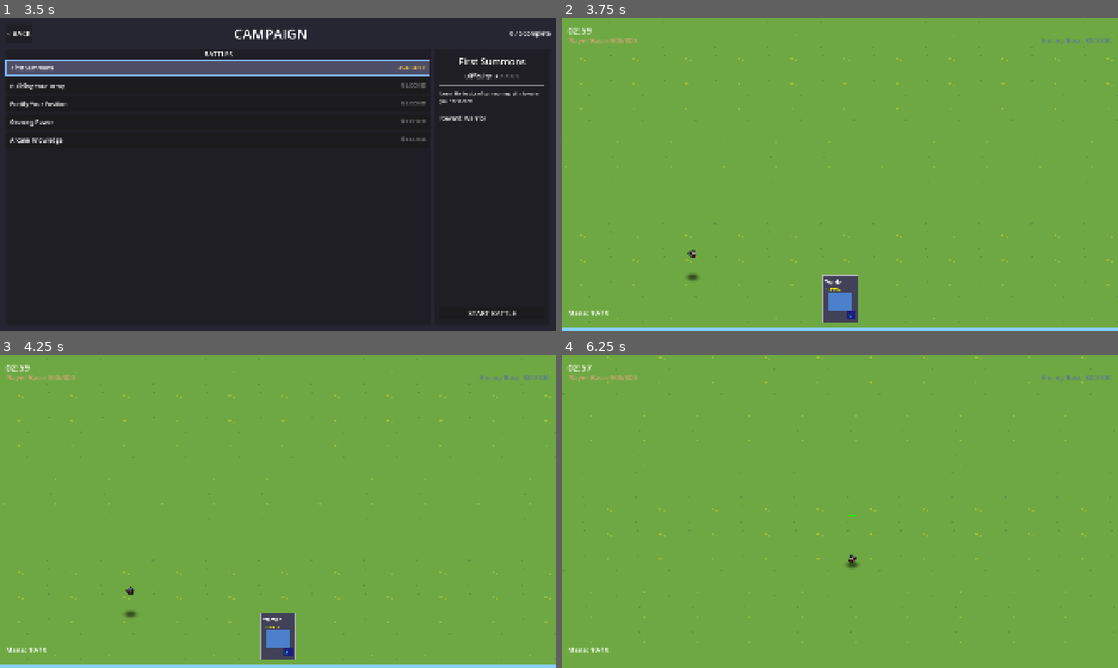
Above: before the commit, frames 1-4 (two rows, left to right).
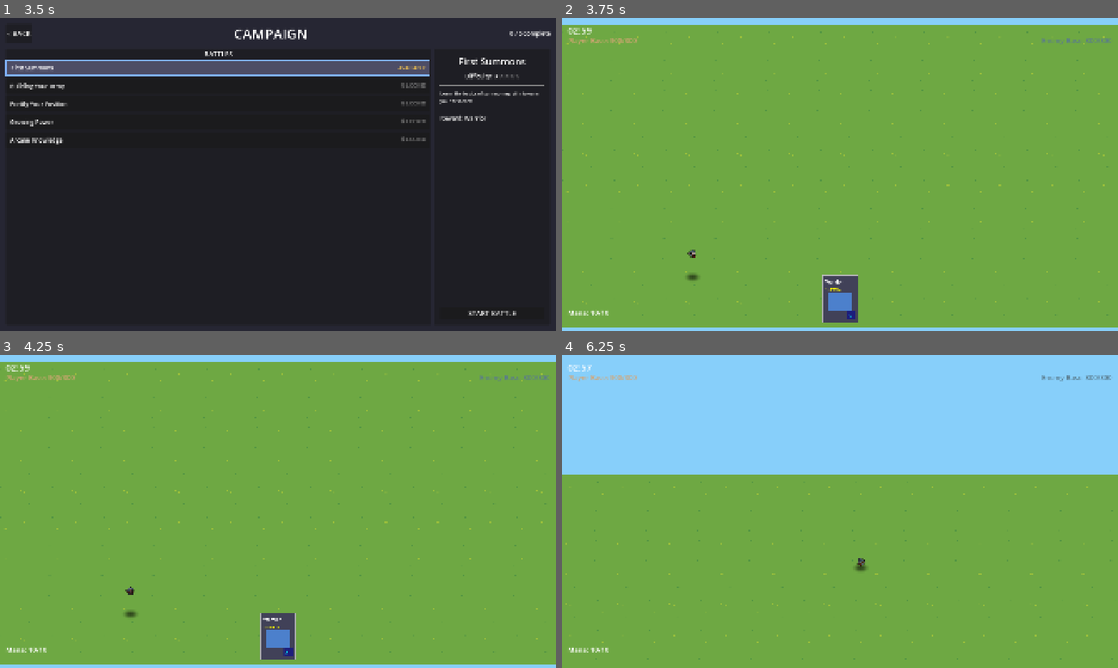
Above: after the commit, the same moments.

Repository: amari-charles/project-summoner
Game: Godot game, scene res://scenes/ui/main_menu.tscn
The game is run twice, just before and just after one commit, with the same random seed, the same clock (stepped at 60 frames per second) and the same inputs.
Inputs (mouse positions are in pixels of both pictures, inside the frame that each line leads up to):
- Up to frame 1 (3.5 s): click "PLAY" at 0.5 s; click "SELECT" at 1.25 s; click "CHOOSE WARRIOR" at 2 s; click (216, 68) at 2.75 s
- Up to frame 2 (3.75 s): click "START BATTLE" at 3.5 s
- Up to frame 3 (4.25 s): no input
- Up to frame 4 (6.25 s): tap Enter at 4.25 s; drag from (840, 636) to (895, 442) at 4.27 s; drag from (728, 527) to (812, 574) at 5.02 s; move the mouse to (895, 442) at 5.77 s; hold Right (ui_right) from 5.78 s (still down); tap 1 at 5.85 s

Frame 1 is identical in both runs. In frame 2, 2.9% of the frame differs, in the area x 0-100%, y 0-98%; in frame 3, 2.9%; in frame 4, 39%.

Commit message:
Fix battlefield size and pan bounds to show towers at edges
Battlefield adjustments:
- Size: 300×200 → 200×100 (smaller, less empty space)
- Towers: X=±103 → X=±80 (closer together)
- UV scale: 50×40 → 34×17 (maintains tile density)

Camera adjustments:
- Orthographic size: 62 → 40
- View coverage: 220×124 → 142×80 units
- Can't see both towers at once (need to pan)

Pan bounds FIX:
- OLD: Kept entire view inside ground (too restrictive!)
- NEW: Allows view edge to align with ground edge
- Calculation: camera_max = ground_edge - view_half_width
- X bounds: -29 to +29 (can pan to see towers at ±80)
- Z bounds: -10 to +10 (minimal Z movement needed)

Now you can pan to the very edge of the battlefield to see
each tower, and ground always fills the screen with no blue.

🤖 Generated with [Claude Code](https://claude.com/claude-code)

Co-Authored-By: Claude <noreply@anthropic.com>

Diff:
--- a/scenes/battlefield/base_battlefield_3d.tscn
+++ b/scenes/battlefield/base_battlefield_3d.tscn
@@ -7,12 +7,12 @@
 [sub_resource type="StandardMaterial3D" id="StandardMaterial3D_background"]
 albedo_texture = ExtResource("2_background")
 texture_filter = 0
-uv1_scale = Vector3(50, 40, 1)
+uv1_scale = Vector3(34, 17, 1)
 shading_mode = 0
 cull_mode = 2
 
 [sub_resource type="PlaneMesh" id="PlaneMesh_background"]
-size = Vector2(300, 200)
+size = Vector2(200, 100)
 
 [sub_resource type="Environment" id="Environment_1"]
 background_mode = 1
@@ -28,7 +28,7 @@
 transform = Transform3D(1, 0, 0, 0, 0.819152, 0.573576, 0, 0.573576, -0.819152, 0, 30, -42.85)
 current = true
 projection = 1
-size = 62.0
+size = 40.0
 script = ExtResource("3_camera_controller")
 
 [node name="DirectionalLight3D" type="DirectionalLight3D" parent="."]
@@ -50,7 +50,7 @@
 [node name="EffectsLayer" type="Node3D" parent="."]
 
 [node name="PlayerSpawnMarker" type="Marker3D" parent="."]
-transform = Transform3D(1, 0, 0, 0, 1, 0, 0, 0, 1, -103, 0, 0)
+transform = Transform3D(1, 0, 0, 0, 1, 0, 0, 0, 1, -80, 0, 0)
 
 [node name="EnemySpawnMarker" type="Marker3D" parent="."]
-transform = Transform3D(1, 0, 0, 0, 1, 0, 0, 0, 1, 103, 0, 0)
+transform = Transform3D(1, 0, 0, 0, 1, 0, 0, 0, 1, 80, 0, 0)
--- a/scenes/battlefield/campaign_battle_3d.tscn
+++ b/scenes/battlefield/campaign_battle_3d.tscn
@@ -14,22 +14,22 @@
 [node name="BaseBattlefield3D" parent="." instance=ExtResource("1_battlefield")]
 
 [node name="PlayerSummoner" type="Node3D" parent="." groups=["player_summoners", "summoners"]]
-transform = Transform3D(1, 0, 0, 0, 1, 0, 0, 0, 1, -103, 1, 0)
+transform = Transform3D(1, 0, 0, 0, 1, 0, 0, 0, 1, -80, 1, 0)
 script = ExtResource("3_summoner")
 team = 0
 load_deck_from_profile = true
 
 [node name="EnemySummoner" type="Node3D" parent="." groups=["enemy_summoners", "summoners"]]
-transform = Transform3D(1, 0, 0, 0, 1, 0, 0, 0, 1, 103, 1, 0)
+transform = Transform3D(1, 0, 0, 0, 1, 0, 0, 0, 1, 80, 1, 0)
 script = ExtResource("3_summoner")
 team = 1
 load_enemy_deck_from_campaign = true
 
 [node name="PlayerBase3D" parent="." instance=ExtResource("4_player_base")]
-transform = Transform3D(1, 0, 0, 0, 1, 0, 0, 0, 1, -103, 2, 0)
+transform = Transform3D(1, 0, 0, 0, 1, 0, 0, 0, 1, -80, 2, 0)
 
 [node name="EnemyBase3D" parent="." instance=ExtResource("5_enemy_base")]
-transform = Transform3D(1, 0, 0, 0, 1, 0, 0, 0, 1, 103, 2, 0)
+transform = Transform3D(1, 0, 0, 0, 1, 0, 0, 0, 1, 80, 2, 0)
 
 [node name="UI" type="CanvasLayer" parent="."]
 
--- a/scenes/battlefield/test_battle_vfx.tscn
+++ b/scenes/battlefield/test_battle_vfx.tscn
@@ -15,19 +15,19 @@
 transform = Transform3D(1, 0, 0, 0, 1, 0, 0, 0, 1, -0.06825256, -0.03768921, -0.051563263)
 
 [node name="PlayerSummoner" type="Node3D" parent="." groups=["player_summoners", "summoners"]]
-transform = Transform3D(1, 0, 0, 0, 1, 0, 0, 0, 1, -103, 1, 0)
+transform = Transform3D(1, 0, 0, 0, 1, 0, 0, 0, 1, -80, 1, 0)
 script = ExtResource("3_summoner")
 
 [node name="EnemySummoner" type="Node3D" parent="." groups=["enemy_summoners", "summoners"]]
-transform = Transform3D(1, 0, 0, 0, 1, 0, 0, 0, 1, 103, 1, 0)
+transform = Transform3D(1, 0, 0, 0, 1, 0, 0, 0, 1, 80, 1, 0)
 script = ExtResource("3_summoner")
 team = 1
 
 [node name="PlayerBase3D" parent="." instance=ExtResource("4_player_base")]
-transform = Transform3D(1, 0, 0, 0, 1, 0, 0, 0, 1, -103, 2, 0)
+transform = Transform3D(1, 0, 0, 0, 1, 0, 0, 0, 1, -80, 2, 0)
 
 [node name="EnemyBase3D" parent="." instance=ExtResource("5_enemy_base")]
-transform = Transform3D(1, 0, 0, 0, 1, 0, 0, 0, 1, 103, 2, 0)
+transform = Transform3D(1, 0, 0, 0, 1, 0, 0, 0, 1, 80, 2, 0)
 
 [node name="UI" type="CanvasLayer" parent="."]
 
--- a/scripts/battlefield/base_battlefield_3d.gd
+++ b/scripts/battlefield/base_battlefield_3d.gd
@@ -16,8 +16,8 @@
 
 # Battlefield layout
 @export_group("Layout")
-@export var player_spawn_position: Vector3 = Vector3(-103, 0, 0)
-@export var enemy_spawn_position: Vector3 = Vector3(103, 0, 0)
+@export var player_spawn_position: Vector3 = Vector3(-80, 0, 0)
+@export var enemy_spawn_position: Vector3 = Vector3(80, 0, 0)
 
 @onready var world_environment: WorldEnvironment = $WorldEnvironment
 @onready var camera: Camera3D = $Camera3D
--- a/scripts/battlefield/camera_controller_3d.gd
+++ b/scripts/battlefield/camera_controller_3d.gd
@@ -10,7 +10,7 @@
 @export var touch_pan_enabled: bool = true
 
 @export_group("Boundaries")
-@export var ground_size: Vector2 = Vector2(300, 200)  # Ground plane dimensions
+@export var ground_size: Vector2 = Vector2(200, 100)  # Ground plane dimensions
 @export var auto_calculate_bounds: bool = true
 
 # Calculated bounds
@@ -34,29 +34,26 @@
 	var view_height = size * 2.0
 	var view_width = view_height * aspect_ratio
 
-	# Camera is angled 35° down, calculate ground coverage
-	# The view rectangle is perpendicular to camera direction
-	var camera_angle_rad = deg_to_rad(35.0)
-
-	# View half-extents at ground level
-	var half_view_width_x = view_width / 2.0
-	var half_view_depth_z = (view_height / 2.0) / sin(deg_to_rad(55.0))  # Complementary angle
+	# View half-extents (camera looks straight along its axes in orthographic)
+	var half_view_width = view_width / 2.0
+	var half_view_height = view_height / 2.0
 
 	# Ground half-extents
 	var half_ground_width = ground_size.x / 2.0
 	var half_ground_depth = ground_size.y / 2.0
 
-	# Camera position bounds (ensure view never goes outside ground)
+	# Camera bounds: ground edge - view half-width
+	# This allows view edge to align with ground edge
 	min_position = Vector3(
-		-half_ground_width + half_view_width_x,
+		-half_ground_width + half_view_width,
 		position.y,  # Keep Y fixed
-		-half_ground_depth + half_view_depth_z
+		-half_ground_depth + half_view_height
 	)
 
 	max_position = Vector3(
-		half_ground_width - half_view_width_x,
+		half_ground_width - half_view_width,
 		position.y,  # Keep Y fixed
-		half_ground_depth - half_view_depth_z
+		half_ground_depth - half_view_height
 	)
 
 	# Clamp initial position
